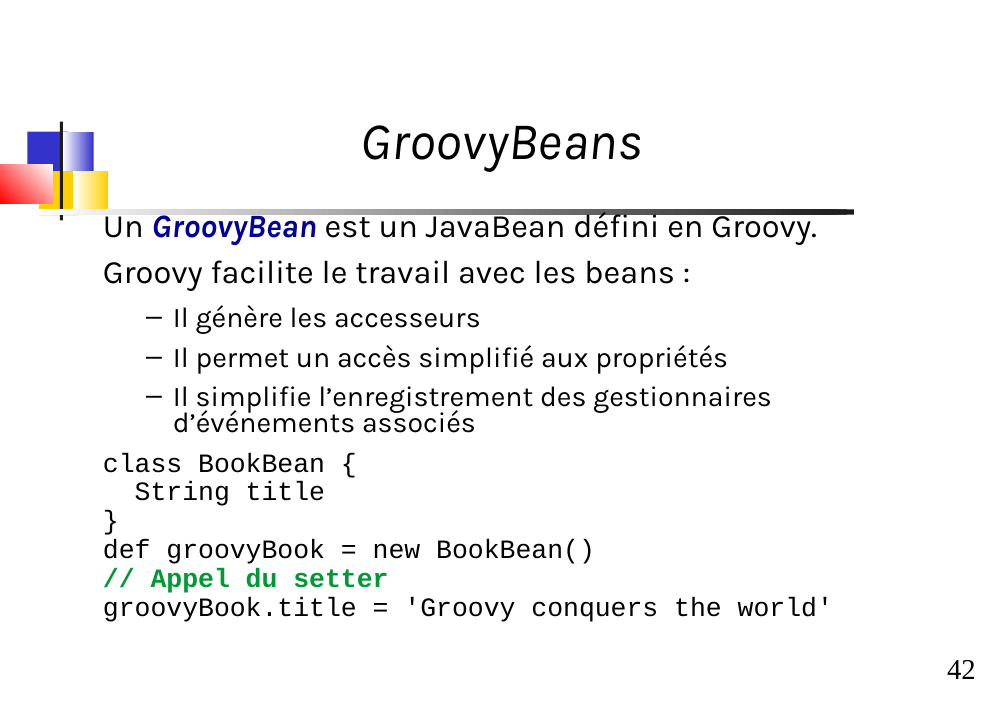
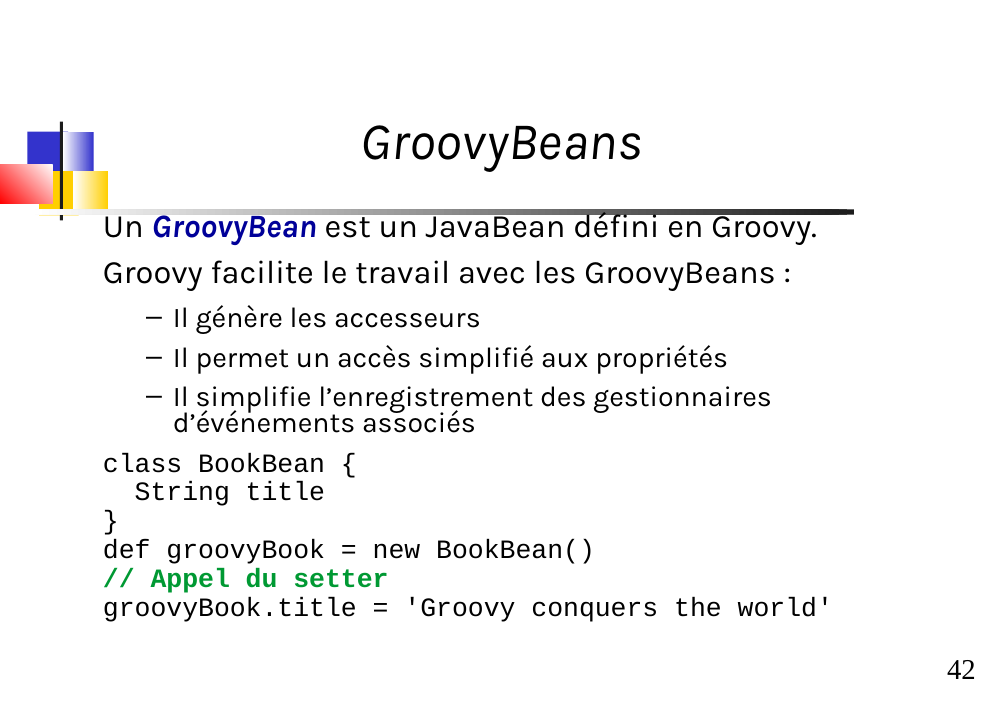
Before and after one commit to dthibau/gradle, a slide deck: slide 42 of Gradle.odp. Drawn at 1008x713 pixels with LibreOffice and Linux fonts; fonts in the diff are those of the drawing. Boxes give left, top, right and bottom in pixels: in the first picture for what was removed or moved away, otherwise in the second. Text is boxed around its words. In the diff, an @@ line names an element or a change of style, - is before the commit and + after.

```diff
--- a/Gradle.odp
+++ b/Gradle.odp
@@ text at (103,260,776,291): text changed @@
-Groovy facilite le travail avec les beans :
+Groovy facilite le travail avec les GroovyBeans :
```
Also in this commit, not shown: 6 other slides changed, 4 slides added, 1 slide removed, 1 other file.
